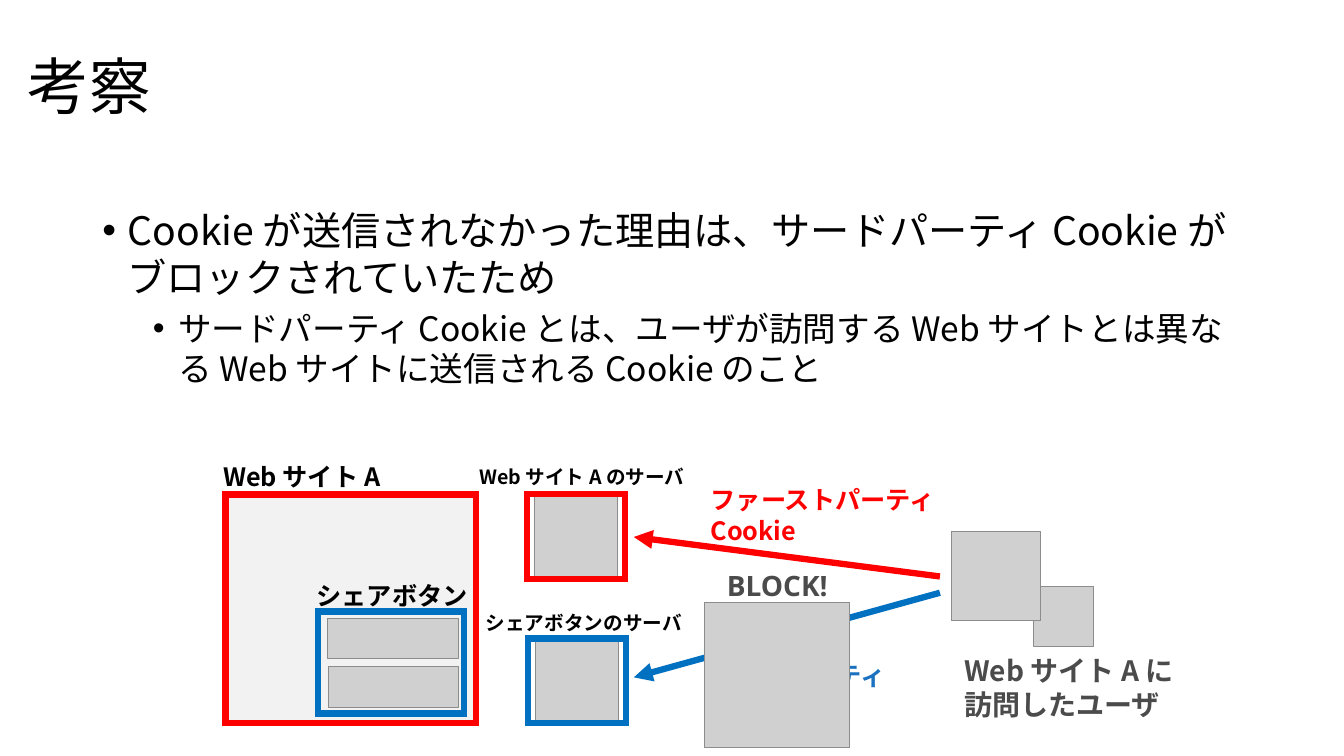
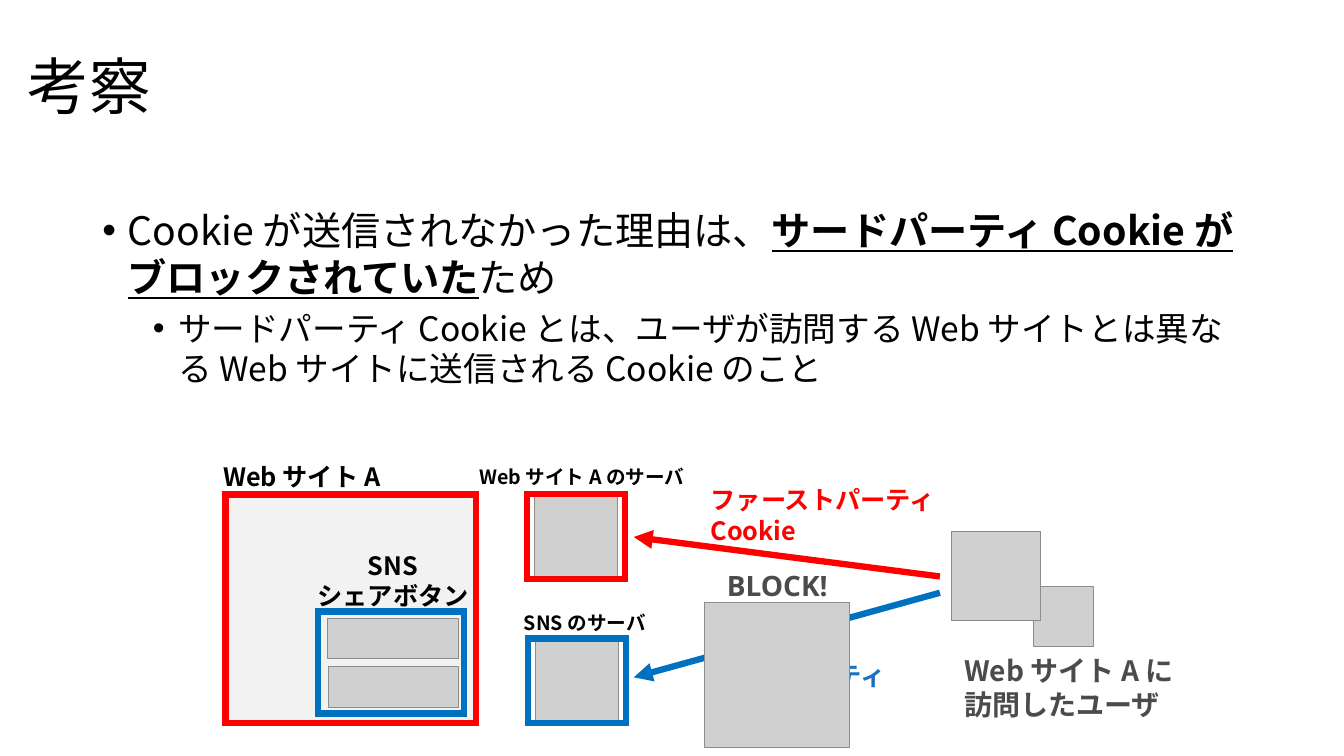
Before and after one commit to noraworld/graduation-thesis, a slide deck: slide 11 of presentation_slides.pptx. Drawn at 1344x756 pixels with LibreOffice and Linux fonts; fonts in the diff are those of the drawing; grey boxes stand for pictures. Boxes give left, top, right and bottom in pixels: in the first picture for what was removed or moved away, otherwise in the second. Text is boxed around its words. In the diff, an @@ line names an element or a change of style, - is before the commit and + after.

```diff
--- a/presentation_slides.pptx
+++ b/presentation_slides.pptx
@@ text at (128, 211, 1233, 299): bold on, underline on in "が送信されなかった理由は、サードパーティ Cookie がブロックされていたため" @@
@@ text "SNS": place and size @@
-text "SNS" at (316, 584, 467, 611)
+text "SNS" at (317, 556, 468, 611)
@@ text at (368, 556, 418, 576): paragraph added @@
+SNS
@@ text at (524, 613, 646, 631): text changed @@
-シェアボタンのサーバ
+SNS のサーバ
```
Also in this commit, not shown: 6 other slides changed.
